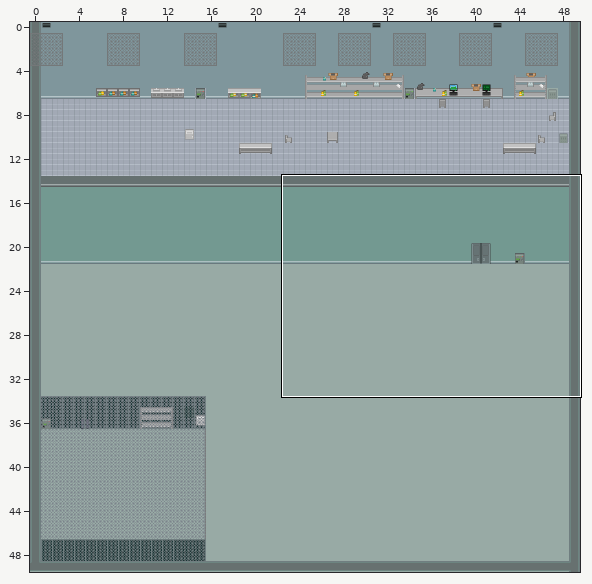
One commit to this Tiled map: maps/level-3.tmx. The first picture is a wide view before the edit; the outline marks the close-up.
Close-up. Before:
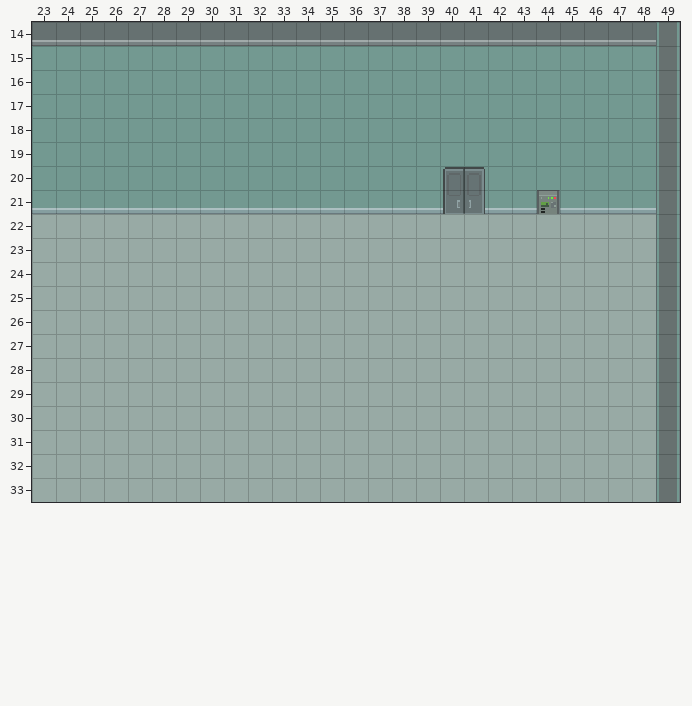
Cells are 16x16 px. Shown: x 23..49, y 14..33. The commit also changed other parts of the map, which this record leaves out.
New version:
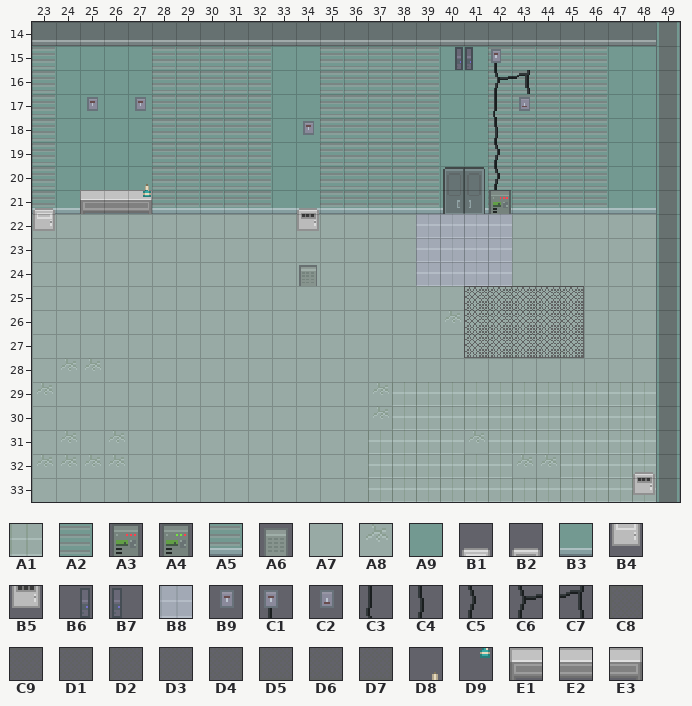
Key: from "factory_tileset": A1 0, A2 9, A3 48, A4 50, A5 61, A6 100, A7 104, A8 105, A9 110, B1 152, B2 153, B3 162, B4 204, B5 205, B6 206, B7 207, B8 208, B9 255, C1 259, C2 307, C3 718, C4 719, C5 720, C6 722, C7 723, C8 1252, C9 1253, D1 1254, D2 1304, D3 1305, D4 1306, D5 1356, D6 1357, D7 1358, D8 1391, D9 1443, E1 1540, E2 1541, E3 1542.
__ is an empty cell, ## one hidden under a higher layer.
Difference:
Layer "Floor":
y 22..24: x 39..42 A7 A7 A7 A7 -> B8 B8 B8 B8
y 29..30: x 37..48 A7 A7 A7 A7 A7 A7 A7 A7 A7 A7 A7 A7 -> ## A1 A1 A1 A1 A1 A1 A1 A1 A1 A1 A1
y 31: x 37..48 A7 A7 A7 A7 A7 A7 A7 A7 A7 A7 A7 A7 -> A1 A1 A1 A1 ## A1 A1 A1 A1 A1 A1 A1
y 32: x 37..48 A7 A7 A7 A7 A7 A7 A7 A7 A7 A7 A7 A7 -> A1 A1 A1 A1 A1 A1 ## ## A1 A1 A1 A1
y 33: x 37..48 A7 A7 A7 A7 A7 A7 A7 A7 A7 A7 A7 A7 -> A1 A1 A1 A1 A1 A1 A1 A1 A1 A1 A1 A1
Layer "Walls":
y 20: x 23 A9 -> ##
y 21: x 23 B3 -> ##
y 32: x 48 __ -> B2
y 33: x 48 __ -> B5
Layer "props":
y 15..19: x 23 A9 -> A2; x 28..32 A9 A9 A9 A9 A9 -> A2 A2 A2 A2 A2; x 35..39 A9 A9 A9 A9 A9 -> A2 A2 A2 A2 A2; x 42..46 A9 A9 A9 A9 A9 -> A2 A2 A2 A2 A2
y 20: x 23 __ -> A2; x 28..32 __ __ __ __ __ -> A2 A2 A2 A2 A2; x 35..39 __ __ __ __ __ -> A2 A2 A2 A2 A2; x 42..46 __ __ __ __ __ -> A2 A2 A2 A2 A2
y 21: x 23 __ -> A5; x 25..32 __ __ __ __ __ __ __ __ -> E1 E2 E3 A5 A5 A5 A5 A5; x 35..39 __ __ __ __ __ -> A5 A5 A5 A5 A5; x 42..46 __ __ A4 __ __ -> A5 A5 A5 A5 A5
y 25: x 41..45 __ __ __ __ __ -> C8 C9 C9 C9 D1
y 26: x 40..45 __ __ __ __ __ __ -> A8 D2 D3 D3 D3 D4
y 27: x 41..45 __ __ __ __ __ -> D5 D6 D6 D6 D7
y 28: x 24..25 __ __ -> A8 A8
y 29: x 23 __ -> A8; x 37 __ -> A8
y 30: x 37 __ -> A8
y 31: x 24 __ -> A8; x 26 __ -> A8; x 41 __ -> A8
y 32: x 23..26 __ __ __ __ -> A8 A8 A8 A8; x 43..44 __ __ -> A8 A8
Layer "props-2":
y 15: x 40..42 __ __ __ -> B6 B7 C1
y 16: x 42..43 __ __ -> C6 C7
y 17: x 25 __ -> B9; x 27 __ -> B9; x 42..43 __ __ -> C3 C2
y 18: x 34 __ -> B9; x 42 __ -> C4
y 19: x 42 __ -> C5
y 20: x 27 __ -> D8; x 42 __ -> C5
y 21: x 23 __ -> B1; x 27 __ -> D9; x 34 __ -> B2; x 42 __ -> A3
y 22: x 23 __ -> B4; x 34 __ -> B5
y 24: x 34 __ -> A6
Pixel boxes of the changes (left, top, right, bottom) in both close-ups:
changed: (32, 47, 55, 231)
changed: (80, 47, 271, 214)
changed: (297, 47, 607, 358)
added: (37, 358, 101, 395)
changed: (368, 382, 656, 502)
added: (37, 430, 125, 467)
